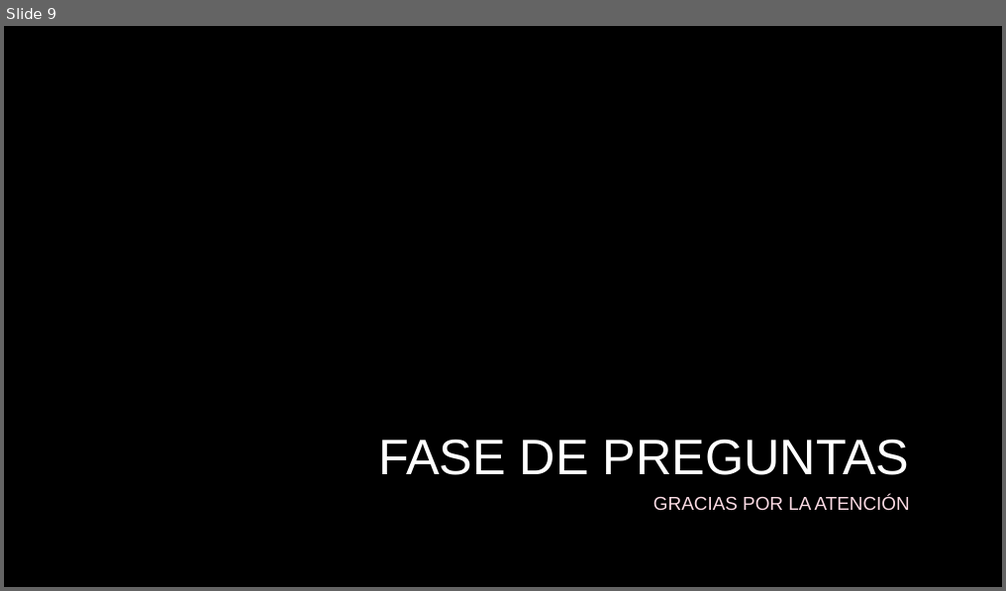
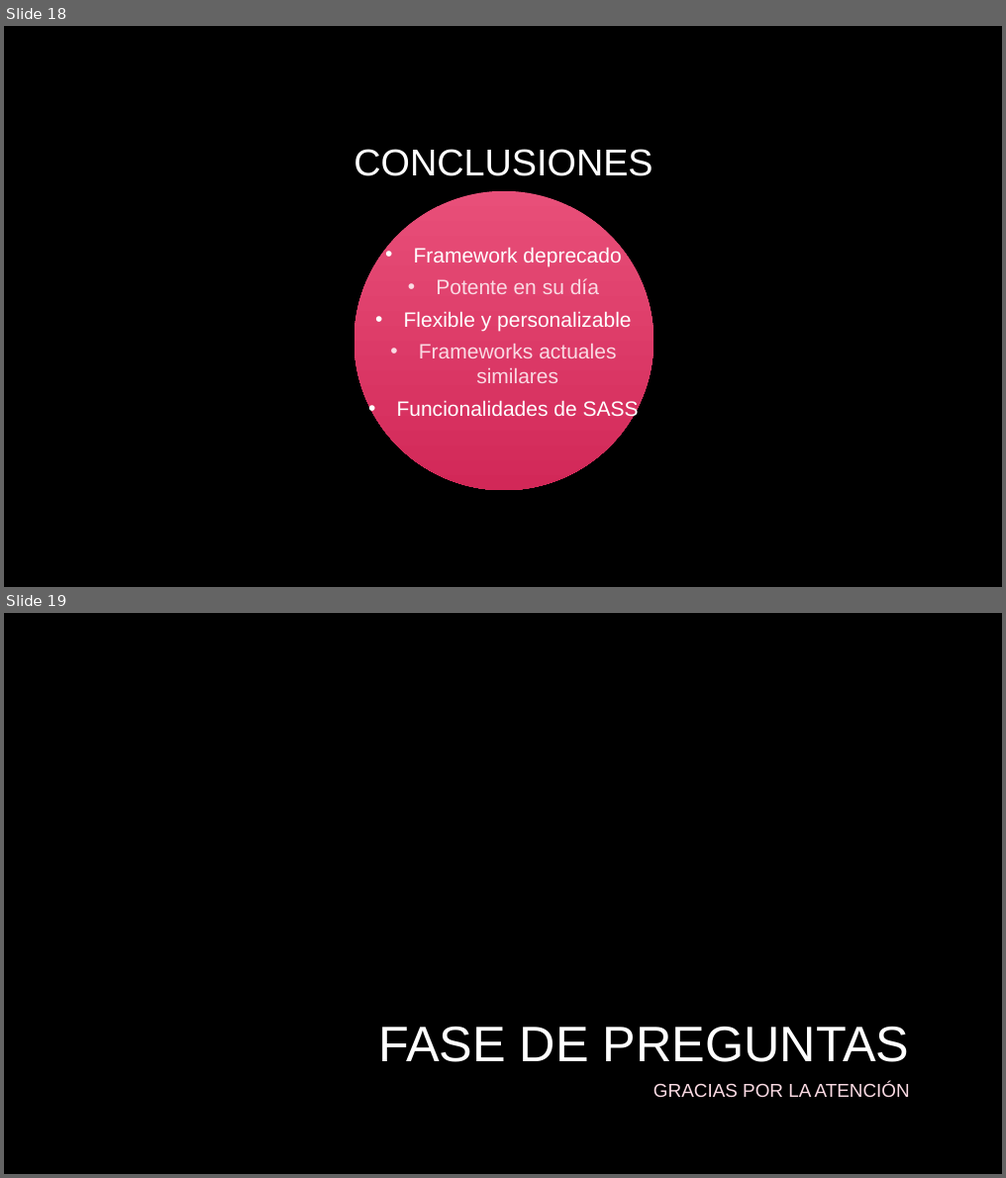
Before and after one commit to marcosfdsl/dawe2-diwe-susy, a slide deck: Susy.pptx. Shown one above the other, each under a label of ours: slide 9 before the commit, slides 18 and 19 after it. The pictures are 1006x591 and 1006x1178 pixels, drawn with LibreOffice and Linux fonts; fonts in the diff are those of the drawing; background and template pictures are left out. Boxes give left, top, right and bottom in pixels: in the first picture for what was removed or moved away, otherwise in the second. Text is boxed around its words. In the diff, an @@ line names an element or a change of style, - is before the commit and + after.

```diff
--- a/Susy.pptx
+++ b/Susy.pptx
@@ slide 18 added at (4, 26, 1002, 587), background picture (left out) @@
@@ title added at (353, 149, 652, 176), 36 pt, text #FFFFFF @@
+CONCLUSIONES
@@ ellipse added at (354, 191, 653, 491), fill gradient #E84F79 to #D32859 @@
@@ text added at (397, 246, 639, 421), 20 pt, text #FFFFFF @@
+• Framework deprecado
+• Potente en su día
+• Flexible y personalizable
+• Frameworks actuales similares
+• Funcionalidades de SASS
@@ what was slide 9 is now slide 19 @@
```
Also in this commit, not shown: 3 slides changed, 9 other slides added, 4 other files.
